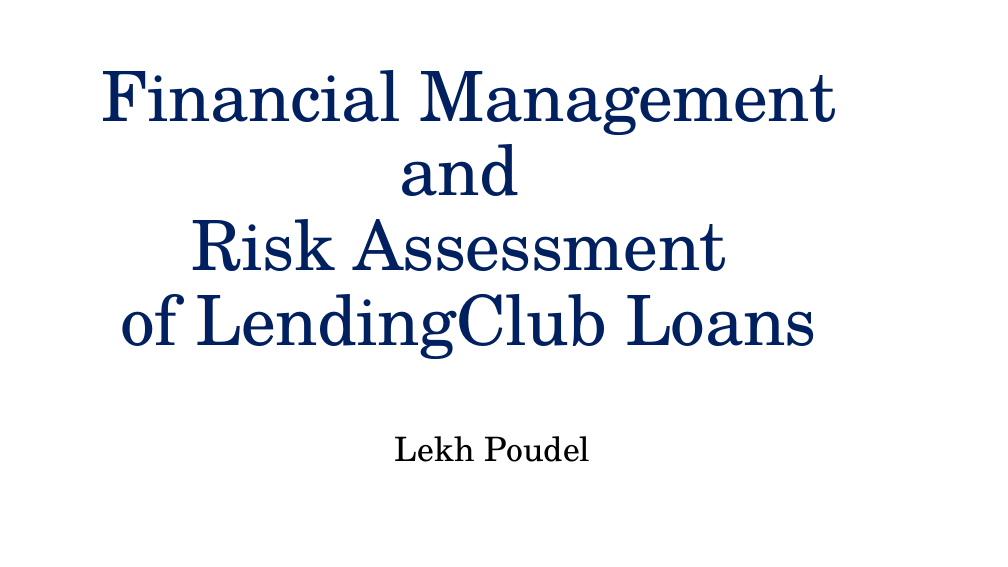
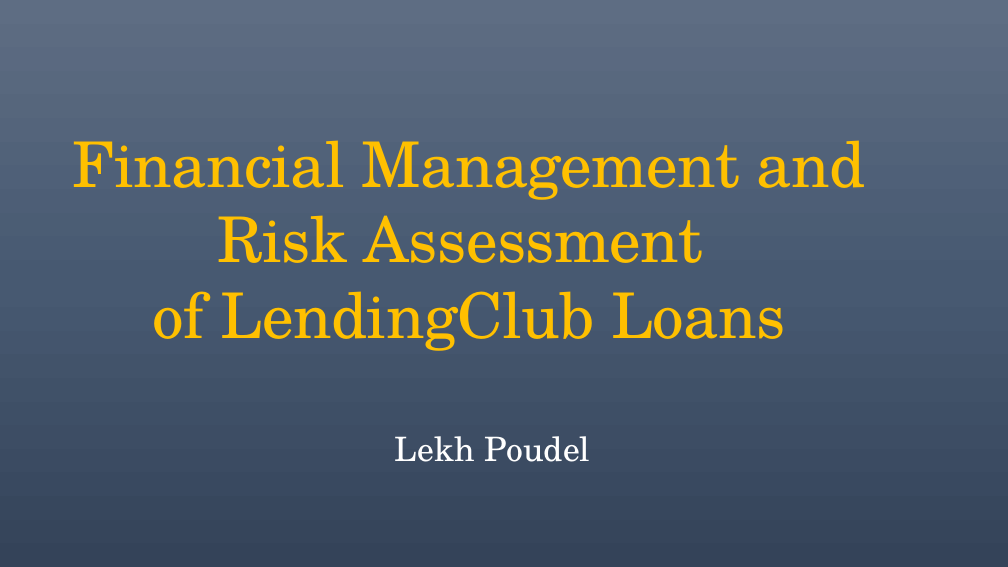
Before and after one commit to lekhnath12/CAPSTONE_II, a slide deck: slide 1 of Slide Deck.pptx. Drawn at 1008x567 pixels with LibreOffice and Linux fonts; fonts in the diff are those of the drawing. Boxes give left, top, right and bottom in pixels: in the first picture for what was removed or moved away, otherwise in the second. Text is boxed around its words. In the diff, an @@ line names an element or a change of style, - is before the commit and + after.

```diff
--- a/Slide Deck.pptx
+++ b/Slide Deck.pptx
@@ background #FFFFFF to gradient #5E6D85 to #495A73 to #35445A @@
@@ text "Financial Management and": place and size @@
-text "Financial Management and" at box(101, 70, 837, 359)
+text "Financial Management and" at box(73, 140, 866, 351)
@@ text "Financial Management and" at box(73, 140, 866, 351): size 66 to 60 pt, text colour #002060 to #FFC000; line spacing 0.9 to 1 @@
@@ text "Lekh Poudel" at box(395, 436, 590, 462): text colour #000000 to #FFFFFF @@
```
Also in this commit, not shown: 15 other slides changed.
